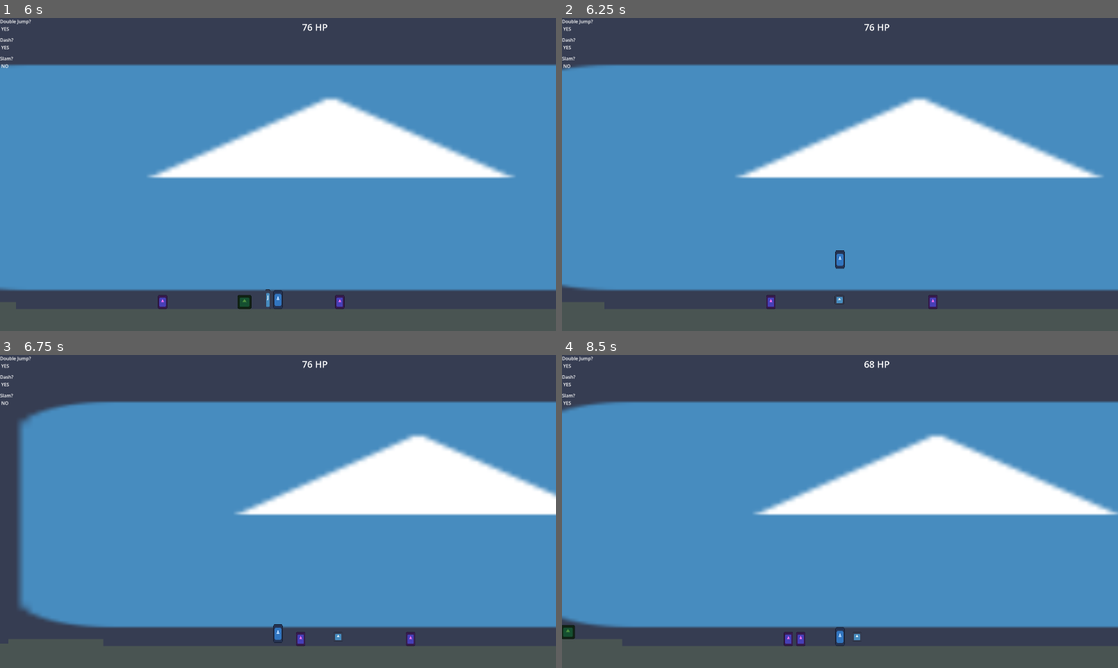
Above: before the commit, frames 1-4 (two rows, left to right).
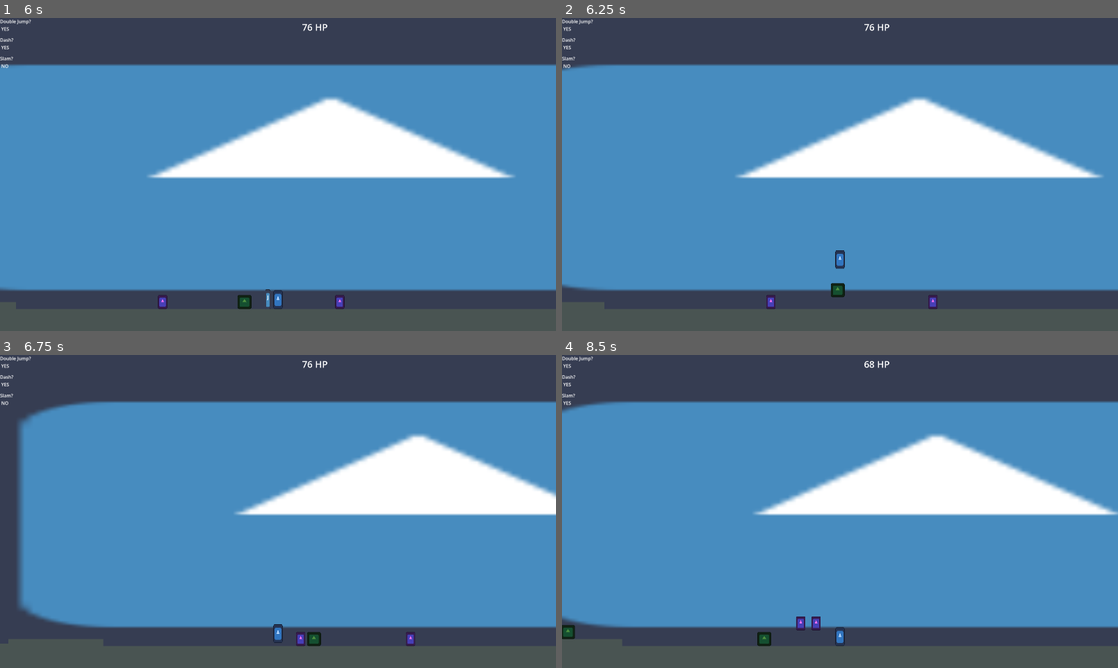
Above: after the commit, the same moments.

Repository: HeroHunterIguess/untitled-wip-game
Game: Godot game, scene res://scenes/worlds/main_world.tscn
The game is run twice, just before and just after one commit, with the same random seed, the same clock (stepped at 60 frames per second) and the same inputs. The engine's default icon, where the game draws it, is replaced by a stand-in: a white triangle on a blue panel in a dark square.
Inputs (mouse positions are in pixels of both pictures, inside the frame that each line leads up to):
- Up to frame 1 (6 s): move the mouse to (400, 158) at 0.52 s; hold D (right) 0.53-2.03 s; right-click (400, 158) at 0.6 s; tap Space (double jump) at 0.77, 1.52, 3.02, 3.77, 4.52 s; tap F (ground_slam) at 0.8, 1.35, 3.05, 5.1 s; move the mouse to (166, 190) at 1.27 s; click (166, 190) at 1.55 s; move the mouse to (333, 105) at 2.02 s; hold A (left) 2.03-2.78 s; click (333, 105) at 2.1 s; right-click (333, 105) at 2.3 s; move the mouse to (250, 237) at 2.77 s; hold D (right) 2.78-4.28 s; tap E (air_freeze) at 2.85 s; move the mouse to (444, 221) at 3.52 s; tap Shift (dash) at 3.6 s; click (444, 221) at 3.8 s; move the mouse to (111, 127) at 4.27 s; hold A (left) 4.28-5.03 s; right-click (111, 127) at 4.35 s; move the mouse to (305, 174) at 5.02 s; hold D (right) 5.03-5.78 s; move the mouse to (194, 96) at 5.77 s; hold A (left) from 5.78 s (still down); click (194, 96) at 5.85 s
- Up to frame 2 (6.25 s): keep holding A (left); tap Space (double jump) at 6.02 s
- Up to frame 3 (6.75 s): keep holding A (left); move the mouse to (400, 495) at 6.52 s; right-click (400, 495) at 6.6 s
- Up to frame 4 (8.5 s): tap Space (double jump) at 6.77, 7.52 s; move the mouse to (728, 527) at 7.27 s; release A (left) at 7.28 s; hold D (right) from 7.28 s (still down); tap F (ground_slam) at 7.35 s; move the mouse to (895, 442) at 8.02 s; click (895, 442) at 8.1 s

Frame 1 is identical in both runs. In frame 2, 0.1% of the frame differs, in the area x 48-51%, y 84-92%; in frame 3, 0.1%; in frame 4, 0.4%, in the area x 35-54%, y 83-94%.

Commit message:
setup new enemy health system

Diff:
--- a/scripts/autoloads/enemy_methods.gd
+++ b/scripts/autoloads/enemy_methods.gd
@@ -1,10 +1,11 @@
 extends CharacterBody2D
 
+
 # has all the base methods for enemy types etc
-var health = 100
 
-func take_damage(amount):
+func take_damage(health, amount):
 	health -= amount
+	return health
 	# hurt anim or sfx?
 
 func take_kb(force, is_right):
--- a/scripts/game/basic_enemy.gd
+++ b/scripts/game/basic_enemy.gd
@@ -3,6 +3,8 @@
 const JUMP_FORCE = 550
 const SOFT_SPEED_CAP = 325
 const DAMAGE = 8
+
+var health = 100
 
 # updating movement and physics every frame
 func _physics_process(delta: float) -> void:
--- a/scripts/game/basic_melee.gd
+++ b/scripts/game/basic_melee.gd
@@ -8,7 +8,7 @@
 
 	# deal damage to the enemy
 	if object.has_method("take_damage"):
-		object.take_damage(DAMAGE)
+		object.health = object.take_damage(object.health, DAMAGE)
 
 	# knock enemy back
 	if object.has_method("take_kb"):
--- a/scripts/game/burst_enemy.gd
+++ b/scripts/game/burst_enemy.gd
@@ -2,6 +2,8 @@
 
 const JUMP_FORCE = 550
 const SOFT_SPEED_CAP = 290
+
+var health = 150
 
 # low damage as itll have an ability
 const DAMAGE = 2
--- a/scripts/game/grenade.gd
+++ b/scripts/game/grenade.gd
@@ -25,12 +25,15 @@
 func _on_explosion_radius_area_entered(area: Area2D) -> void:
 	# UPDATE THIS TO ENSURE ITS NOT CALLING FUNCTIONS ON ANOTHER GRENADE INSTANCE WHICH ERRORS
 	if !area.is_in_group("player") && hit_something:
-		area.get_parent().take_damage(DAMAGE)
+		var object = area.get_parent()
 
+		if object.has_method("take_damage"):
+			object.health = object.take_damage(object.health, DAMAGE)
 
-		if area.to_local(self.global_position).x >= 0:
-			area.get_parent().take_kb(KNOCKBACK, false)
-		else:
-			area.get_parent().take_kb(KNOCKBACK, true)
+		if object.has_method("take_kb"):
+			if area.to_local(self.global_position).x >= 0:
+				object.take_kb(KNOCKBACK, false)
+			else:
+				object.take_kb(KNOCKBACK, true)
 
 		queue_free()
--- a/scripts/game/ground_slam.gd
+++ b/scripts/game/ground_slam.gd
@@ -6,15 +6,16 @@
 func _on_area_entered(area: Area2D) -> void:
 	# damage things in area
 	if !area.is_in_group("player"):
-		if area.get_parent().has_method("take_damage"):
-			area.get_parent().take_damage(DAMAGE)
+		var object = area.get_parent()
+		if object.has_method("take_damage"):
+			object.health = object.take_damage(object.health, DAMAGE)
 
 		if area.to_local(self.global_position).x >= 0:
-			if area.get_parent().has_method("take_kb"):
-				area.get_parent().take_kb(KNOCKBACK, false)
+			if object.has_method("take_kb"):
+				object.take_kb(KNOCKBACK, false)
 		else:
-			if area.get_parent().has_method("take_kb"):
-				area.get_parent().take_kb(KNOCKBACK, true)
+			if object.has_method("take_kb"):
+				object.take_kb(KNOCKBACK, true)
 
 	# automatically disapear after a short period to prevent weird bugs of it not disapearing
 	await get_tree().create_timer(0.75).timeout
